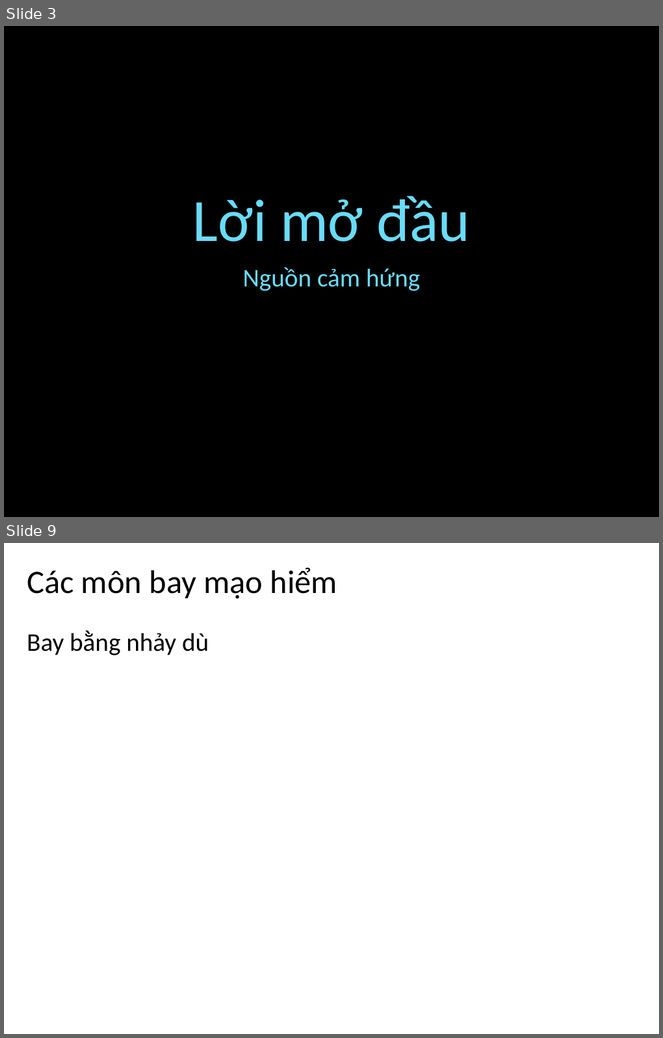
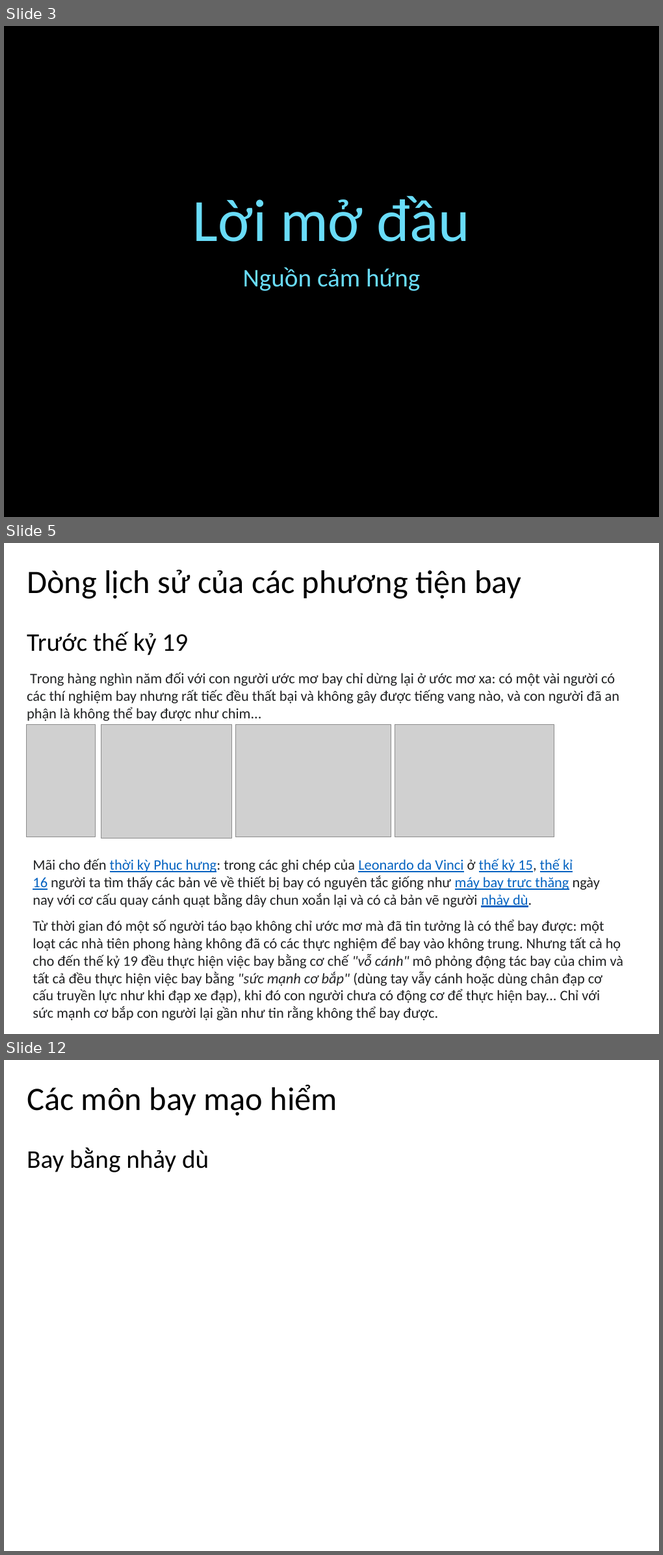
Before and after one commit to anhkysu/docs, a slide deck: De_Tai_Chao_Le_Khanh_Trinh_23112020.pptx. Shown one above the other, each under a label of ours: slides 3 and 9 before the commit, slides 3, 5 and 12 after it; the slides between them are not shown. The pictures are 663x1038 and 663x1555 pixels, drawn with LibreOffice and Linux fonts; fonts in the diff are those of the drawing; grey boxes stand for pictures; background and template pictures are left out. Boxes give left, top, right and bottom in pixels: in the first picture for what was removed or moved away, otherwise in the second. Text is boxed around its words. In the diff, an @@ line names an element or a change of style, - is before the commit and + after.

```diff
--- a/De_Tai_Chao_Le_Khanh_Trinh_23112020.pptx
+++ b/De_Tai_Chao_Le_Khanh_Trinh_23112020.pptx
@@ slide 5 added at (x1=4, y1=543, x2=659, y2=1034), background #FFFFFF @@
@@ title added at (x1=27, y1=570, x2=521, y2=599), 36 pt, text #000000 @@
+Dòng lịch sử của các phương tiện bay
@@ text added at (x1=27, y1=631, x2=188, y2=655), 28 pt, text #000000 @@
+Trước thế kỷ 19
@@ text added at (x1=27, y1=672, x2=620, y2=721), 16 pt, text #202122 @@
+Trong hàng nghìn năm đối với con người ước mơ bay chỉ dừng lại ở ước mơ xa: có một vài người có các thí nghiệm bay nhưng rất tiếc đều thất bại và không gây được tiếng vang nào, và con người đã an phận là không thể bay được như chim...
@@ picture added at (x1=26, y1=724, x2=95, y2=837) @@
@@ picture added at (x1=101, y1=724, x2=232, y2=839) @@
@@ picture added at (x1=236, y1=724, x2=391, y2=837) @@
@@ picture added at (x1=395, y1=724, x2=555, y2=837) @@
@@ text added at (x1=33, y1=859, x2=623, y2=1021), 16 pt, text #202122 @@
+Mãi cho đến thời kỳ Phục hưng: trong các ghi chép của Leonardo da Vinci ở thế kỷ 15, thế kỉ 16 người ta tìm thấy các bản vẽ về thiết bị bay có nguyên tắc giống như máy bay trực thăng ngày nay với cơ cấu quay cánh quạt bằng dây chun xoắn lại và có cả bản vẽ người nhảy dù.
+Từ thời gian đó một số người táo bạo không chỉ ước mơ mà đã tin tưởng là có thể bay được: một loạt các nhà tiên phong hàng không đã có các thực nghiệm để bay vào không trung. Nhưng tất cả họ cho đến thế kỷ 19 đều thực hiện việc bay bằng cơ chế "vỗ cánh" mô phỏng động tác bay của chim và tất cả đều thực hiện việc bay bằng "sức mạnh cơ bắp" (dùng tay vẫy cánh hoặc dùng chân đạp cơ cấu truyền lực như khi đạp xe đạp), khi đó con người chưa có động cơ để thực hiện bay... Chỉ với sức mạnh cơ bắp con người lại gần như tin rằng không thể bay được.
@@ what was slide 9 is now slide 12 @@
```
Also in this commit, not shown: 2 slides changed, 3 other slides added, 1 slide removed.
